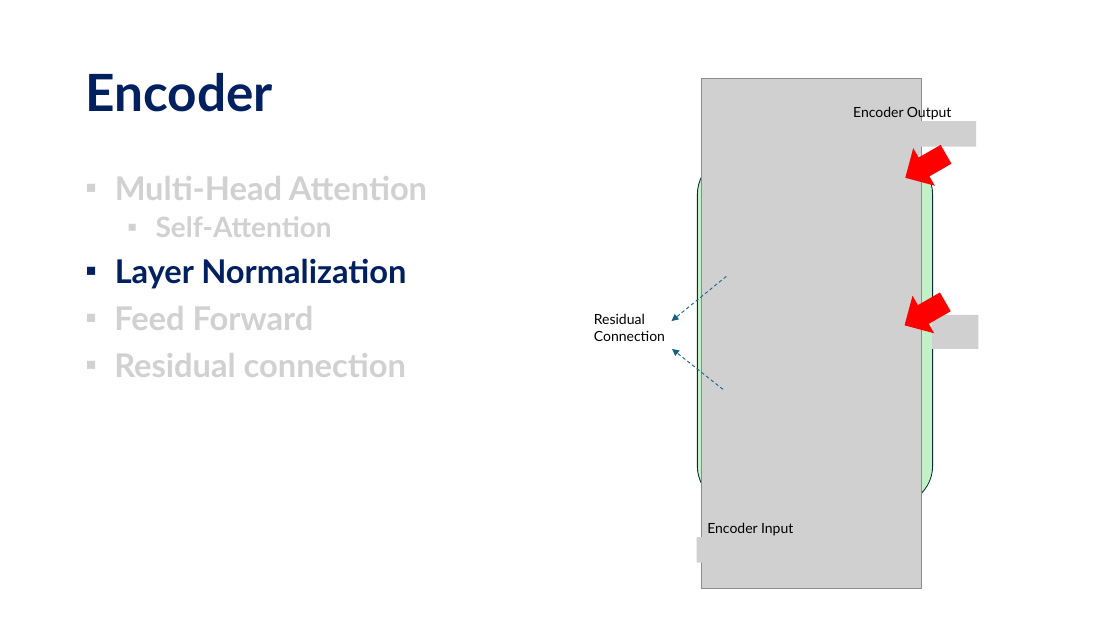
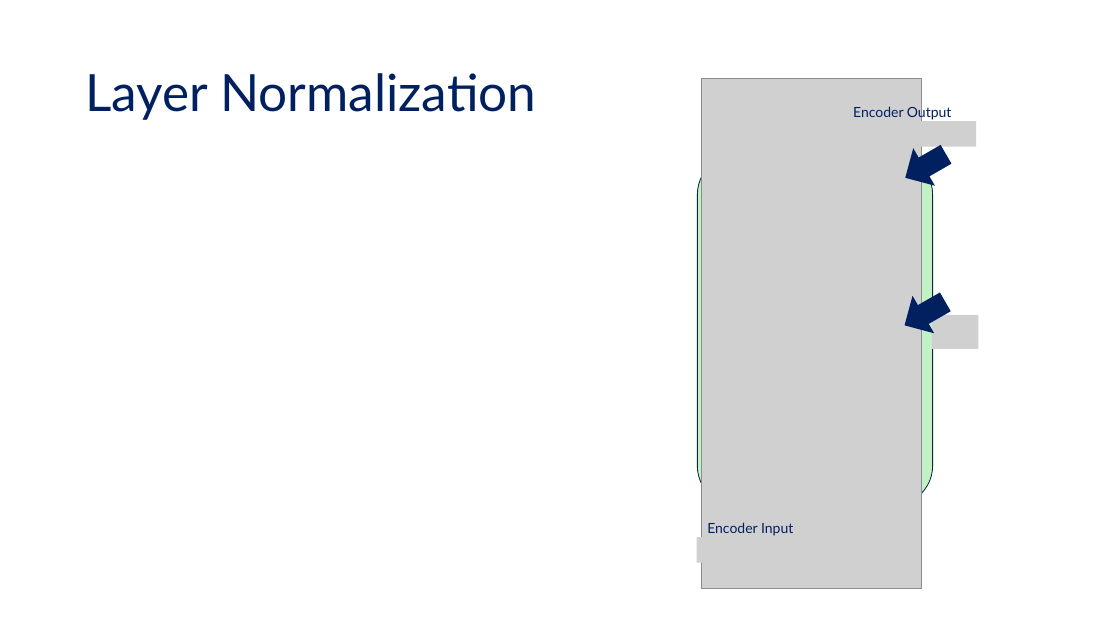
Before and after one commit to tanquangduong/transformer-pt, a slide deck: slide 62 of presentation/Transformer_Udemy/Udemy_P2_Introduction to Transformer.pptx (slide 52 before the commit). Drawn at 1120x630 pixels with LibreOffice and Linux fonts; fonts in the diff are those of the drawing; grey boxes stand for pictures. Boxes give left, top, right and bottom in pixels: in the first picture for what was removed or moved away, otherwise in the second. Text is boxed around its words. In the diff, an @@ line names an element or a change of style, - is before the commit and + after.

```diff
--- a/presentation/Transformer_Udemy/Udemy_P2_Introduction to Transformer.pptx
+++ b/presentation/Transformer_Udemy/Udemy_P2_Introduction to Transformer.pptx
@@ title at <box>85,73,536,120</box>: text changed; bold off @@
-Encoder
+Layer Normalization
@@ text "Encoder Output" at <box>853,105,952,121</box>: text colour #000000 to #002060 @@
@@ right arrow at <box>895,136,957,197</box>: fill #FF0000 to #002060 @@
@@ text removed at <box>114,176,427,377</box> @@
-▪ Multi-Head Attention
-  ▪ Self-Attention
-▪ Layer Normalization
-▪ Feed Forward
-▪ Residual connection
@@ arrow removed from (727, 276) to (671, 321) @@
@@ right arrow at <box>894,284,956,345</box>: fill #FF0000 to #002060 @@
@@ text removed at <box>594,313,665,341</box> @@
-Residual Connection
@@ arrow removed from (723, 390) to (672, 349) @@
@@ text "Encoder Input" at <box>707,522,793,536</box>: text colour #000000 to #002060 @@
```
Also in this commit, not shown: 75 other slides changed, 25 slides added, 8 slides removed, 20 other files.
